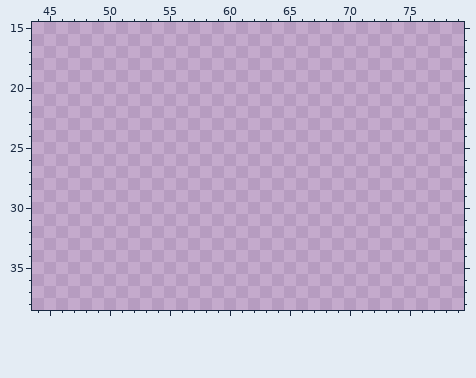
Pixel-art file: ASSETS/TEXTURES/ICONS/ICONS.aseprite. The picture above is the old version.
160x160 pixels, 1 frame. Colours within 5 levels of each other are drawn and written as one. Shown: x 44..79, y 15..38.
The result:
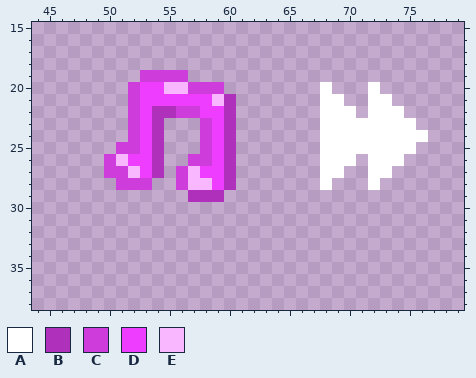
Palette (. is transparent): A #ffffff  B #af31bb  C #ce3ddc  D #ee3dff  E #f9b7ff
What changed:
Layer "Layer 1":
The edit adds colour A in row 20 at x 68 and 72; in row 21 at x 68 to 69 and 72 to 73; in row 22 at x 68 to 70 and 72 to 74; in row 23 at x 68 to 75; in row 24 at x 68 to 76; in row 25 at x 68 to 75.
The edit adds colour A in row 26 at x 68 to 70 and 72 to 74; in row 27 at x 68 to 69 and 72 to 73; in row 28 at x 68 and 72.
The edit adds colour B in row 21 at x 60; in row 22 at x 54 to 55 and 60; in rows 23 to 27 at x 54 and 60; in row 28 at x 60; in row 29 at x 57 to 59.
The edit adds colour C in row 19 at x 53 to 56; in row 20 at x 52 and 57 to 59; in row 21 at x 52; in row 22 at x 52 and 56 to 57; in rows 23 to 24 at x 52 and 58; in row 25 at x 51 to 52 and 58.
The edit adds colour C in row 26 at x 50 and 57 to 58; in row 27 at x 50 to 51 and 56; in row 28 at x 51 to 53 and 56.
The edit adds colour D in row 20 at x 53 to 54; in row 21 at x 53 to 58; in row 22 at x 53 and 58 to 59; in rows 23 to 25 at x 53 and 59; in row 26 at x 52 to 53 and 59; in row 27 at x 53 and 58 to 59.
The edit adds colour D in row 28 at x 59.
The edit adds colour E in row 20 at x 55 to 56; in row 21 at x 59; in row 26 at x 51; in row 27 at x 52 and 57; in row 28 at x 57 to 58.
Pixel boxes of the changes (left, top, right, bottom) in both pictures:
added: (104, 70, 236, 202)
added: (320, 82, 428, 190)
